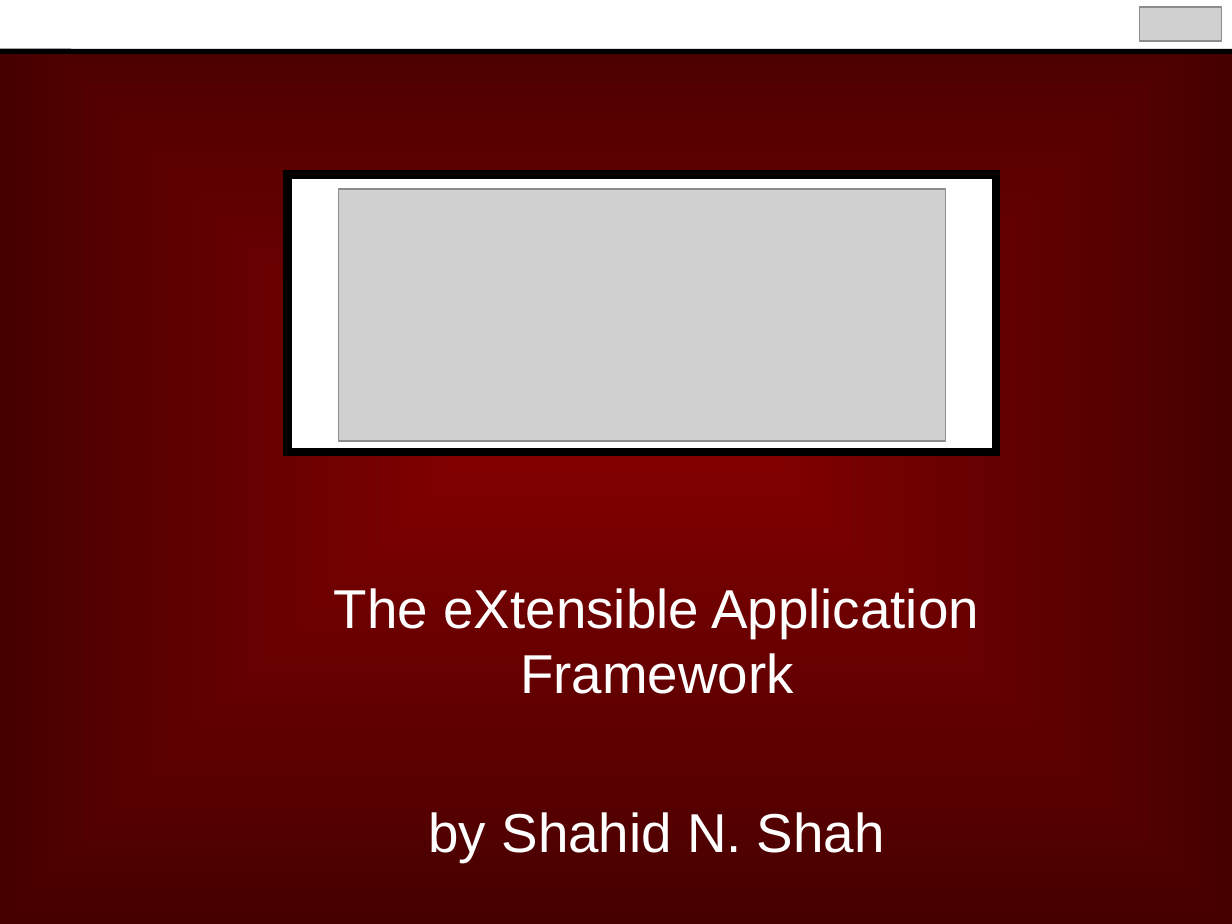
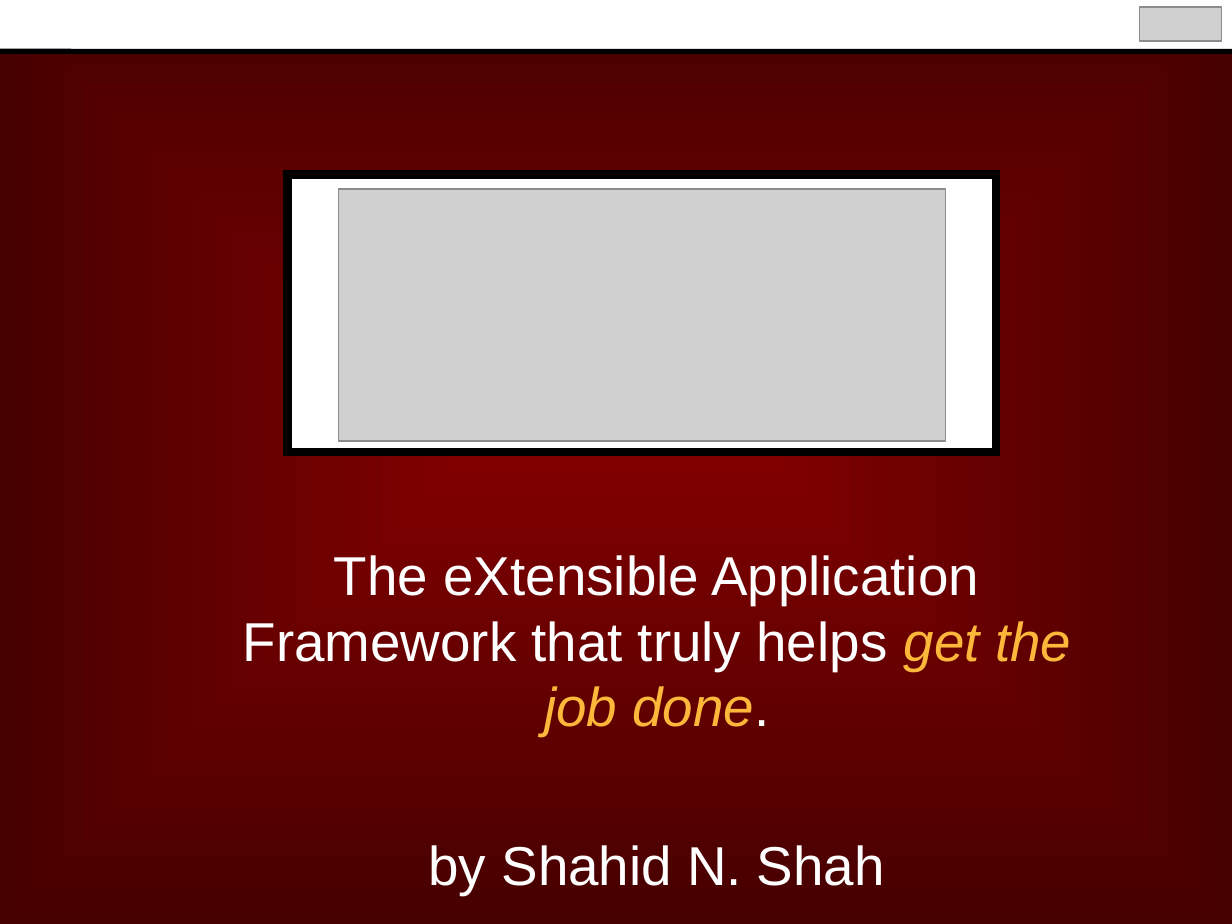
Before and after one commit to netspective/sparx-2001, a slide deck: slide 1 of Framework/web-shared/docs/project/Introduction_to_Sparx.ppt. Drawn at 1232x924 pixels with LibreOffice and Linux fonts; fonts in the diff are those of the drawing; grey boxes stand for pictures; background and template pictures are left out. Boxes give left, top, right and bottom in pixels: in the first picture for what was removed or moved away, otherwise in the second. Text is boxed around its words. In the diff, an @@ line names an element or a change of style, - is before the commit and + after.

```diff
--- a/Framework/web-shared/docs/project/Introduction_to_Sparx.ppt
+++ b/Framework/web-shared/docs/project/Introduction_to_Sparx.ppt
@@ subtitle at [243, 555, 1071, 736]: text changed @@
-The eXtensible Application Framework
+The eXtensible Application Framework that truly helps get the job done.
```
Also in this commit, not shown: 5 other slides changed, 6 slides added.
